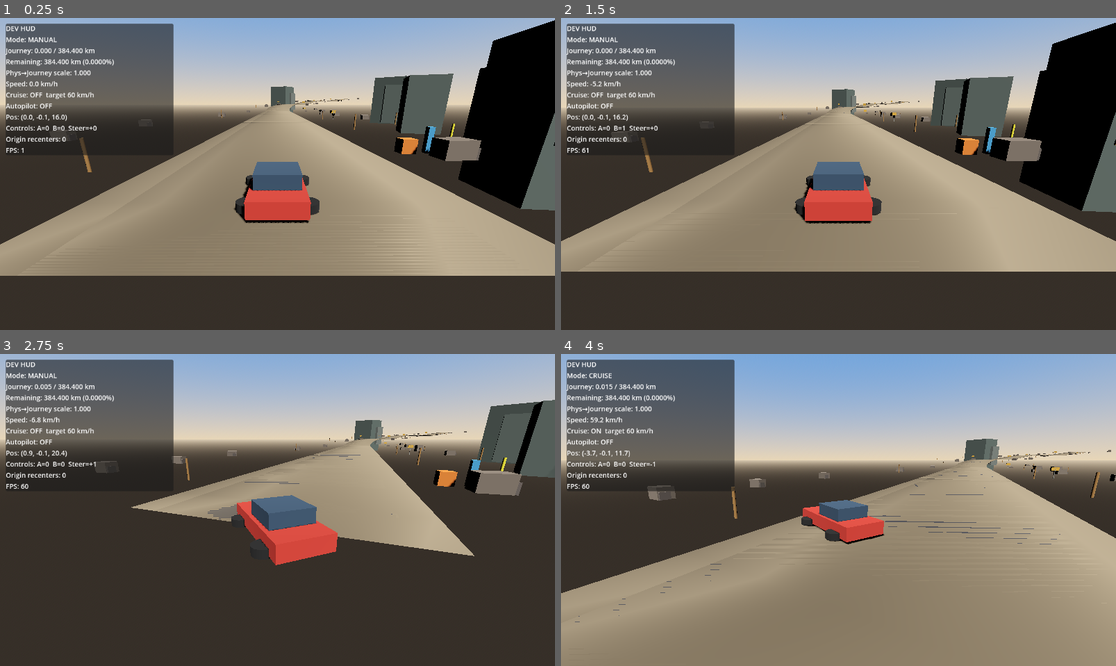
Above: before the commit, frames 1-4 (two rows, left to right).
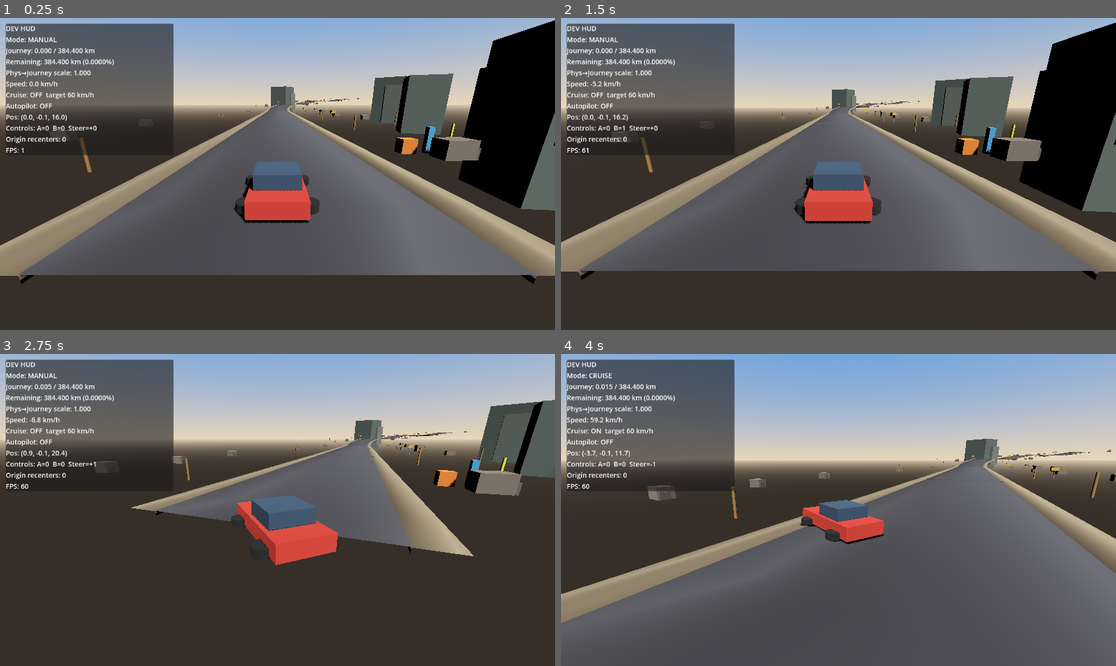
Above: after the commit, the same moments.

Repository: jacquesmoraes/moon-road
Game: Godot game, scene res://scenes/test/DrivingSandbox.tscn
Two runs of this game, one before a commit and one after it. Both use one fixed random seed, a clock stepped at 60 frames per second and the inputs below.
Inputs:
- Up to frame 1 (0.25 s): no input
- Up to frame 2 (1.5 s): hold D (vehicle_right) 0.53-1.28 s; tap T (vehicle_autopilot_toggle) at 0.6 s; hold S (vehicle_brake) from 1.28 s (still down); tap C (vehicle_cruise_toggle) at 1.35 s
- Up to frame 3 (2.75 s): release S (vehicle_brake) at 2.03 s; hold D (vehicle_right) from 2.03 s (still down); tap V (vehicle_travel_mode_toggle) at 2.1 s
- Up to frame 4 (4 s): release D (vehicle_right) at 2.78 s; hold W (vehicle_accelerate) 2.78-3.53 s; tap T (vehicle_autopilot_toggle) at 2.85 s; hold A (vehicle_left) from 3.53 s (still down); tap C (vehicle_cruise_toggle) at 3.6 s

The runs differ from the first frame. In frame 1, 26% of the frame differs, in the area x 0-100%, y 25-86%; in frame 2, 25%; in frame 3, 7.2%; in frame 4, 42%, in the area x 0-100%, y 31-100%.

Commit message:
fix: stop road surface flickering
Shoulder strip meshes incorrectly spanned across the full roadway,
causing coplanar z-fighting with the road (visible flicker). Use signed
lateral edges so shoulders abut the road, sink them slightly, and inset
segment end-caps to avoid joint z-fighting.

Co-authored-by: jacquesbarrosmoraes <jacquesbarrosmoraes@gmail.com>

Diff:
--- a/scripts/road/road_segment.gd
+++ b/scripts/road/road_segment.gd
@@ -464,12 +464,15 @@
 
 
 func _build_road_mesh() -> void:
-	var mesh := _make_strip_mesh(width * 0.5, width * 0.5)
+	var half := width * 0.5
+	var mesh := _make_strip_mesh(-half, half)
 	_road_mesh.mesh = mesh
 	if _road_mesh.material_override == null:
 		var mat := StandardMaterial3D.new()
 		mat.albedo_color = Color(0.22, 0.22, 0.24, 1)
 		_road_mesh.material_override = mat
+	# Prefer road over shoulders if any edge still shares a plane.
+	_road_mesh.sorting_offset = 0.0
 
 	_rebuild_box_colliders(_roadway_body, _road_collision, width, 0.0)
 
@@ -500,7 +503,8 @@
 		return
 
 	var half_road := width * 0.5
-	var left_mesh := _make_strip_mesh(half_road + shoulder_width, half_road)
+	# Signed lateral edges: shoulders sit OUTSIDE the roadway (no coplanar overlap).
+	var left_mesh := _make_strip_mesh(-(half_road + shoulder_width), -half_road)
 	var right_mesh := _make_strip_mesh(half_road, half_road + shoulder_width)
 	_shoulder_left.mesh = left_mesh
 	_shoulder_right.mesh = right_mesh
@@ -511,9 +515,18 @@
 		_shoulder_left.material_override = mat
 		_shoulder_right.material_override = mat
 
+	# Sink shoulders a hair so the shared edge with the road doesn't z-fight.
+	const SHOULDER_SINK := 0.02
+	_shoulder_left.position = Vector3(0.0, -SHOULDER_SINK, 0.0)
+	_shoulder_right.position = Vector3(0.0, -SHOULDER_SINK, 0.0)
+	_shoulder_left.sorting_offset = -1.0
+	_shoulder_right.sorting_offset = -1.0
+
 	var shoulder_center := half_road + shoulder_width * 0.5
 	_rebuild_box_colliders(_shoulder_left_body, _shoulder_left_collision, shoulder_width, -shoulder_center)
 	_rebuild_box_colliders(_shoulder_right_body, _shoulder_right_collision, shoulder_width, shoulder_center)
+	_shoulder_left_body.position = Vector3(0.0, -SHOULDER_SINK, 0.0)
+	_shoulder_right_body.position = Vector3(0.0, -SHOULDER_SINK, 0.0)
 
 
 func _clear_extra_collision(body: StaticBody3D, keep: CollisionShape3D) -> void:
@@ -572,35 +585,71 @@
 		col.transform = Transform3D(basis, mid)
 
 
-func _make_strip_mesh(left_offset: float, right_offset: float) -> ArrayMesh:
+## Build a roadway strip between signed lateral edges (negative = left of center).
+## Example: road = (-half, +half); left shoulder = (-half-sw, -half).
+func _make_strip_mesh(left_edge: float, right_edge: float) -> ArrayMesh:
 	_ensure_samples()
 	if _samples.size() < 2:
 		return null
+	if right_edge < left_edge:
+		var tmp := left_edge
+		left_edge = right_edge
+		right_edge = tmp
 
 	var st := SurfaceTool.new()
 	st.begin(Mesh.PRIMITIVE_TRIANGLES)
 
+	# Tiny lengthwise inset so adjacent segment end-caps don't share a coplanar face.
+	const JOINT_INSET := 0.02
+	var total_len := 0.0
+	for i in range(_samples.size() - 1):
+		total_len += (_samples[i]["pos"] as Vector3).distance_to(_samples[i + 1]["pos"] as Vector3)
+	var inset_start := JOINT_INSET
+	var inset_end := maxf(total_len - JOINT_INSET, inset_start + 0.01)
+
+	var accum := 0.0
 	for i in range(_samples.size() - 1):
 		var a: Dictionary = _samples[i]
 		var b: Dictionary = _samples[i + 1]
+		var pa: Vector3 = a["pos"]
+		var pb: Vector3 = b["pos"]
+		var piece_len := pa.distance_to(pb)
+		var piece_start := accum
+		var piece_end := accum + piece_len
+		accum = piece_end
+
+		# Skip pieces wholly outside the inset range; trim pieces that cross inset bounds.
+		if piece_end <= inset_start or piece_start >= inset_end:
+			continue
+		var u0 := 0.0
+		var u1 := 1.0
+		if piece_len > 0.0001:
+			u0 = clampf((inset_start - piece_start) / piece_len, 0.0, 1.0)
+			u1 = clampf((inset_end - piece_start) / piece_len, 0.0, 1.0)
+		if u1 - u0 < 0.0001:
+			continue
+
 		var yaw_a: float = float(a["yaw"])
 		var yaw_b: float = float(b["yaw"])
 		var pitch_a: float = float(a.get("pitch", 0.0))
 		var pitch_b: float = float(b.get("pitch", 0.0))
-		var basis_a := _basis_from_yaw_pitch(yaw_a, pitch_a)
-		var basis_b := _basis_from_yaw_pitch(yaw_b, pitch_b)
-		# Samples sit on the top surface; mesh extends downward along local up.
-		var pa: Vector3 = a["pos"]
-		var pb: Vector3 = b["pos"]
+		var yaw0 := lerpf(yaw_a, yaw_b, u0)
+		var yaw1 := lerpf(yaw_a, yaw_b, u1)
+		var pitch0 := lerpf(pitch_a, pitch_b, u0)
+		var pitch1 := lerpf(pitch_a, pitch_b, u1)
+		var basis_a := _basis_from_yaw_pitch(yaw0, pitch0)
+		var basis_b := _basis_from_yaw_pitch(yaw1, pitch1)
+		pa = pa.lerp(pb, u0)
+		pb = (a["pos"] as Vector3).lerp(b["pos"] as Vector3, u1)
 		var right_a := basis_a.x
 		var right_b := basis_b.x
 		var up_a := basis_a.y
 		var up_b := basis_b.y
 
-		var a_l := pa - right_a * left_offset
-		var a_r := pa + right_a * right_offset
-		var b_l := pb - right_b * left_offset
-		var b_r := pb + right_b * right_offset
+		var a_l := pa + right_a * left_edge
+		var a_r := pa + right_a * right_edge
+		var b_l := pb + right_b * left_edge
+		var b_r := pb + right_b * right_edge
 		var a_lb := a_l - up_a * thickness
 		var a_rb := a_r - up_a * thickness
 		var b_lb := b_l - up_b * thickness
